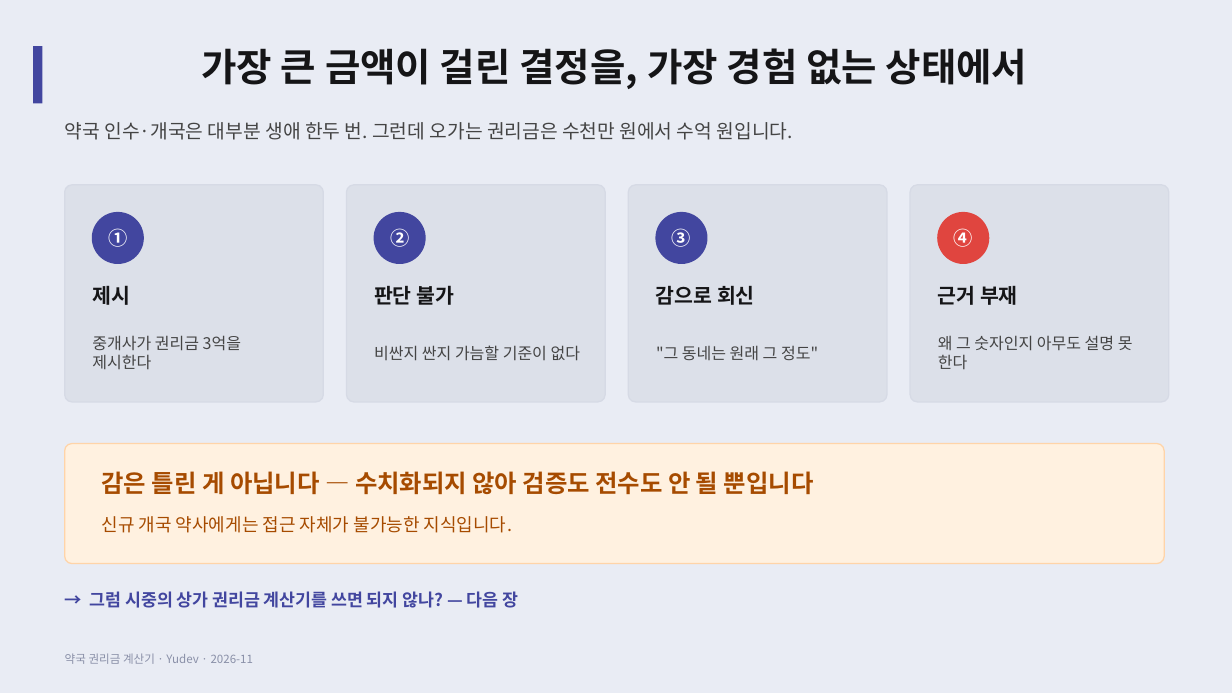
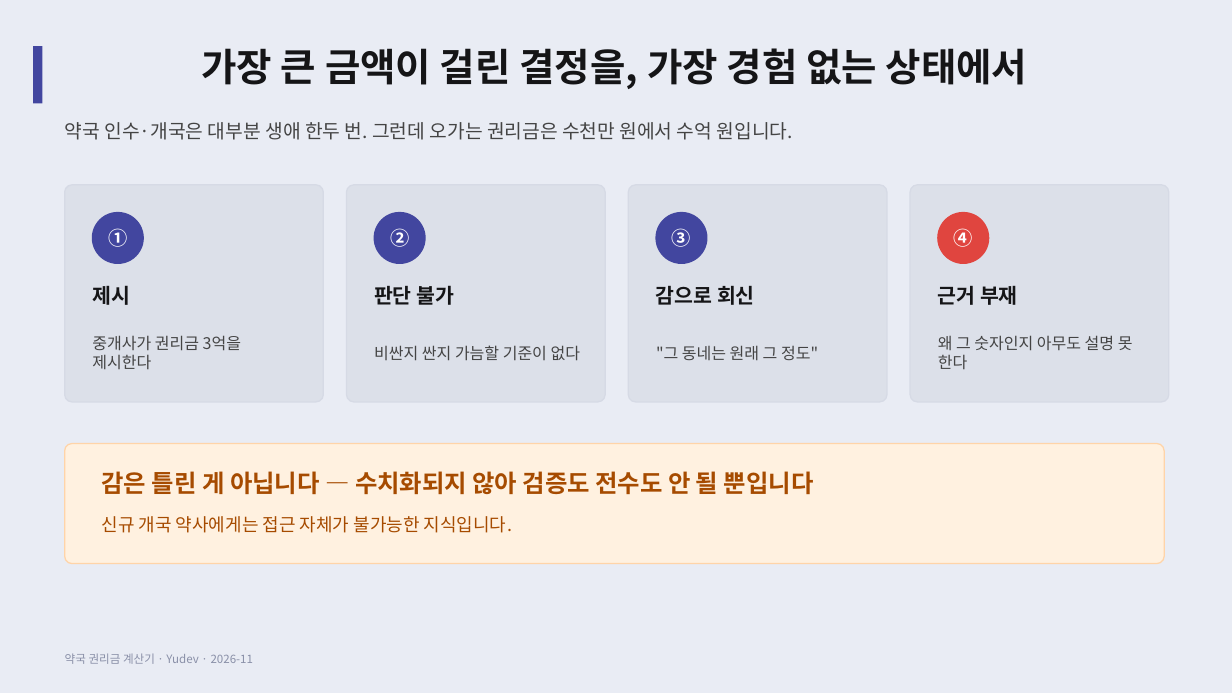
Before and after one commit to YUSEONCHUN/calculating, a slide deck: slide 3 of doc/slides/권리금계산기_프로젝트.pptx. Drawn at 1232x693 pixels with LibreOffice and Linux fonts; fonts in the diff are those of the drawing. Boxes give left, top, right and bottom in pixels: in the first picture for what was removed or moved away, otherwise in the second. Text is boxed around its words. In the diff, an @@ line names an element or a change of style, - is before the commit and + after.

```diff
--- a/doc/slides/권리금계산기_프로젝트.pptx
+++ b/doc/slides/권리금계산기_프로젝트.pptx
@@ text removed at [90,591,518,608] @@
-→ 그럼 시중의 상가 권리금 계산기를 쓰면 되지 않나? — 다음 장
```
Also in this commit, not shown: 13 other slides changed, 2 other files.
